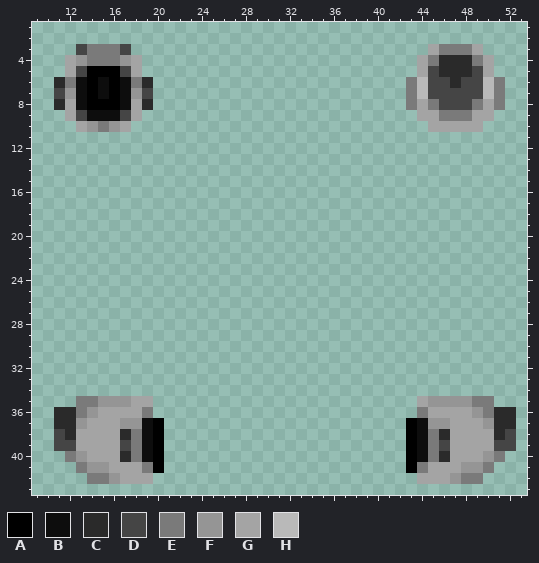
A pixel-art sprite gets an edit: Resources/Textures/SimpleStation14/Mobs/Species/IPC/parts.rsi/head_m.png. The picture above was drawn from the file before the commit.
The file is 64x64 pixels. Colours within 5 levels of each other are drawn and written as one. Shown: x 9..53, y 1..43.
Palette (. is transparent): A #000000  B #0d0d0d  C #2a2a2a  D #454545  E #7a7a7a  F #959595  G #a4a4a4  H #b9b9b9
Now the later version:
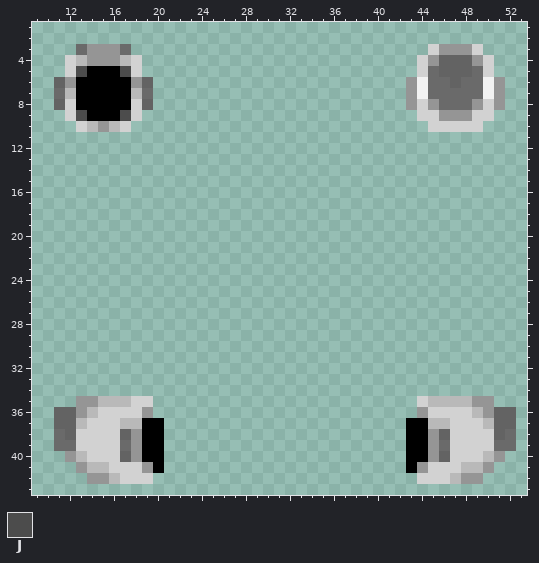
Colours new in this view: J #4c4c4c
Diff:
@@ palette @@
-C #2a2a2a
+C #636363
-D #454545
+D #6a6a6a
-E #7a7a7a
+E #959595
-F #959595
+F #b9b9b9
-G #a4a4a4
+G #d2d2d2
-H #b9b9b9
+H #f2f2f2
@@ x 11..19 @@
  4 .GFEEEFG.
- 5 .GDAAADG.
- 6 CEBABABEC
- 7 DFBABABFD
- 8 CGBAAABGC
- 9 .GDBBBDG.
+ 5 .GJAAAJG.
+ 6 CEAAAAAEC
+ 7 DFAAAAAFD
+ 8 CGAAAAAGC
+ 9 .GJAAAJG.
 10 ..GFEFG..
@@ x 17..46 @@
 36 GGE........................EGG
-37 FFBA......................ABFF
-38 CEBA......................ABEC
-39 DEBA......................ABED
-40 CEBA......................ABEC
+37 FFAA......................AAFF
+38 CEAA......................AAEC
+39 DEAA......................AAED
+40 CEAA......................AAEC
 41 GGEA......................AEGG
